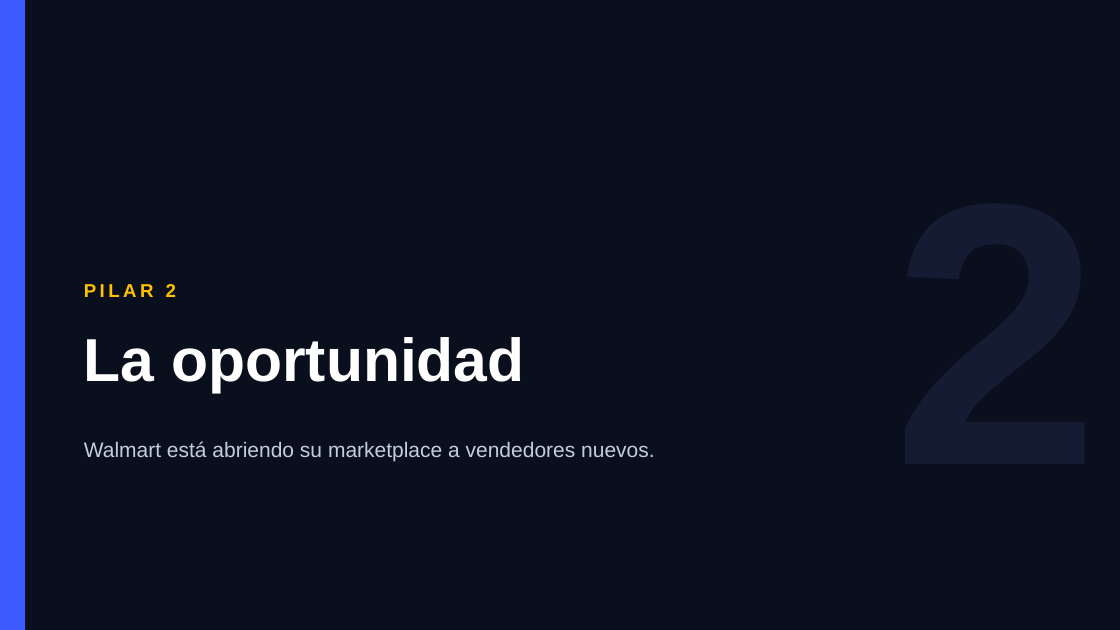
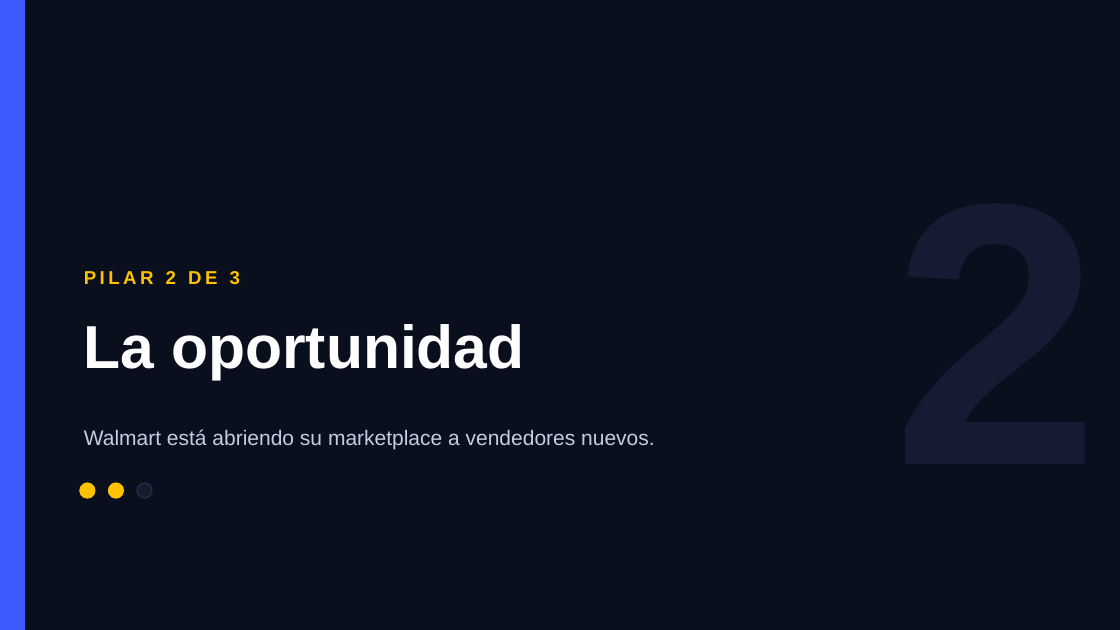
Before and after one commit to henryqueroa/pablo-torrealba-package, a slide deck: slide 9 of webinar/pablo-torrealba-webinar-deck.pptx (slide 6 before the commit). Drawn at 1120x630 pixels with LibreOffice and Linux fonts; fonts in the diff are those of the drawing. Boxes give left, top, right and bottom in pixels: in the first picture for what was removed or moved away, otherwise in the second. Text is boxed around its words. In the diff, an @@ line names an element or a change of style, - is before the commit and + after.

```diff
--- a/webinar/pablo-torrealba-webinar-deck.pptx
+++ b/webinar/pablo-torrealba-webinar-deck.pptx
@@ text "La oportunidad" moved from (x1=84, y1=337, x2=524, y2=392) to (x1=84, y1=324, x2=524, y2=380) @@
@@ text at (x1=84, y1=271, x2=240, y2=285): text changed @@
-PILAR 2
+PILAR 2 DE 3
@@ text "Walmart está abriendo su marketplace ..." moved from (x1=84, y1=441, x2=655, y2=462) to (x1=84, y1=429, x2=655, y2=449) @@
@@ ellipse added at (x1=80, y1=483, x2=95, y2=498), fill #FFC100, outline #FFC100 1 pt @@
@@ ellipse added at (x1=108, y1=483, x2=124, y2=498), fill #FFC100, outline #FFC100 1 pt @@
@@ ellipse added at (x1=137, y1=483, x2=152, y2=498), fill #161C30, outline #26304D 1 pt @@
```
Also in this commit, not shown: 13 other slides changed, 6 slides added, 3 other files.
